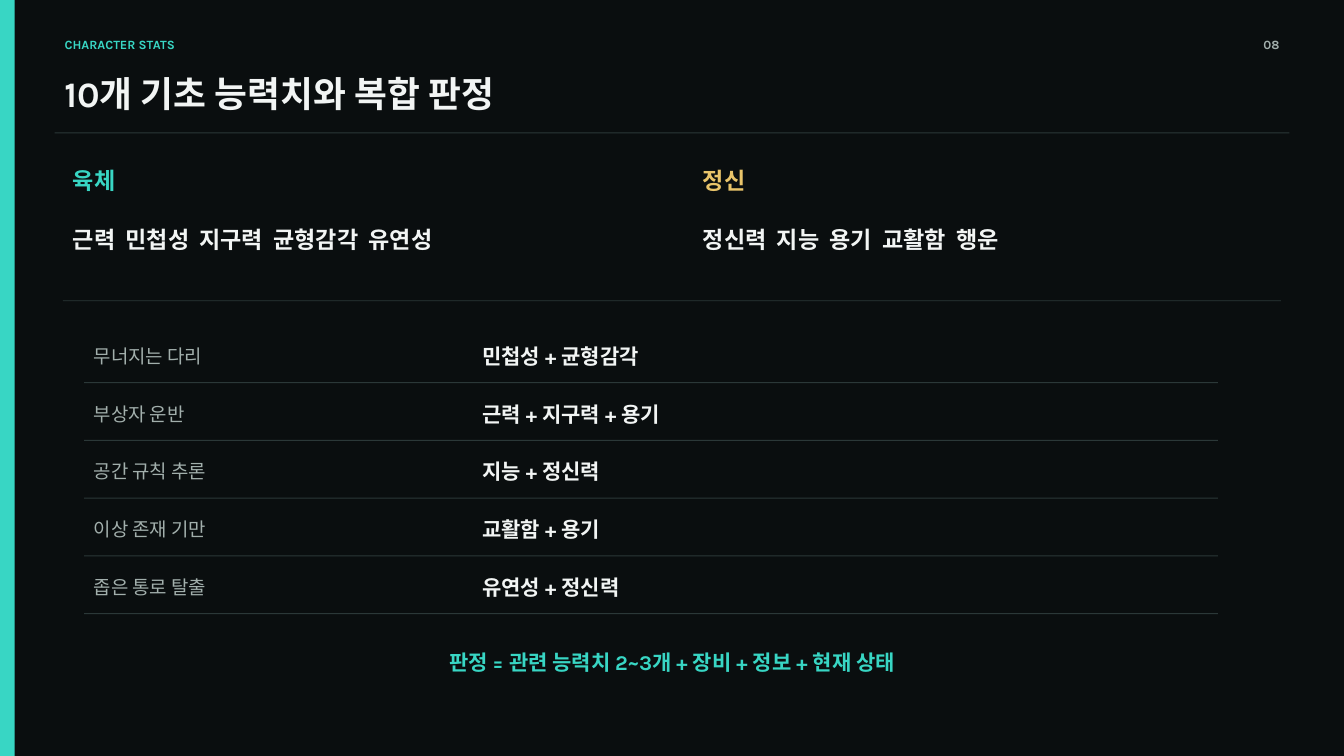
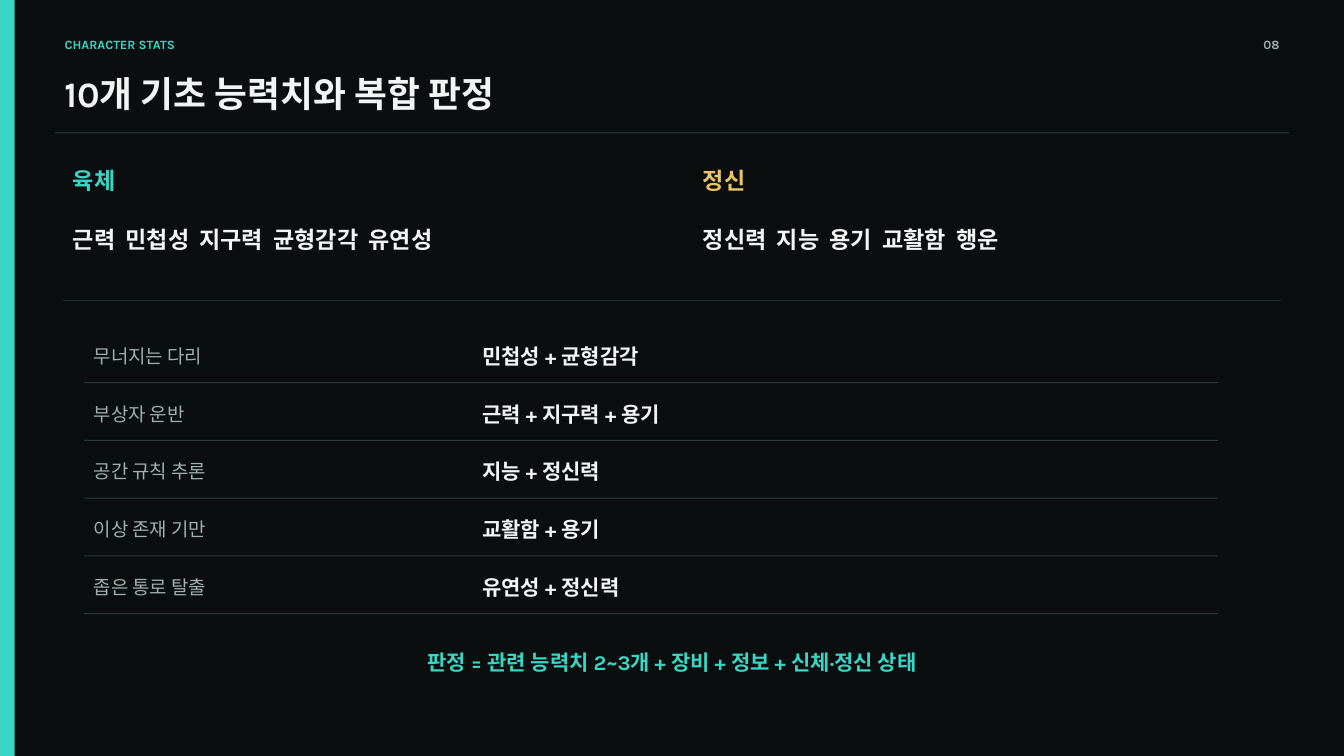
Before and after one commit to dt7070573/PROJECTLIMEN, a slide deck: slide 8 of PROJECT_LIMEN_GAME_DESIGN.pptx. Drawn at 1344x756 pixels with LibreOffice and Linux fonts; fonts in the diff are those of the drawing. Boxes give left, top, right and bottom in pixels: in the first picture for what was removed or moved away, otherwise in the second. Text is boxed around its words. In the diff, an @@ line names an element or a change of style, - is before the commit and + after.

```diff
--- a/PROJECT_LIMEN_GAME_DESIGN.pptx
+++ b/PROJECT_LIMEN_GAME_DESIGN.pptx
@@ text at (x1=427, y1=652, x2=917, y2=672): text changed @@
-판정 = 관련 능력치 2~3개 + 장비 + 정보 + 현재 상태
+판정 = 관련 능력치 2~3개 + 장비 + 정보 + 신체·정신 상태
```
Also in this commit, not shown: 1 other slide changed, 12 other files.
